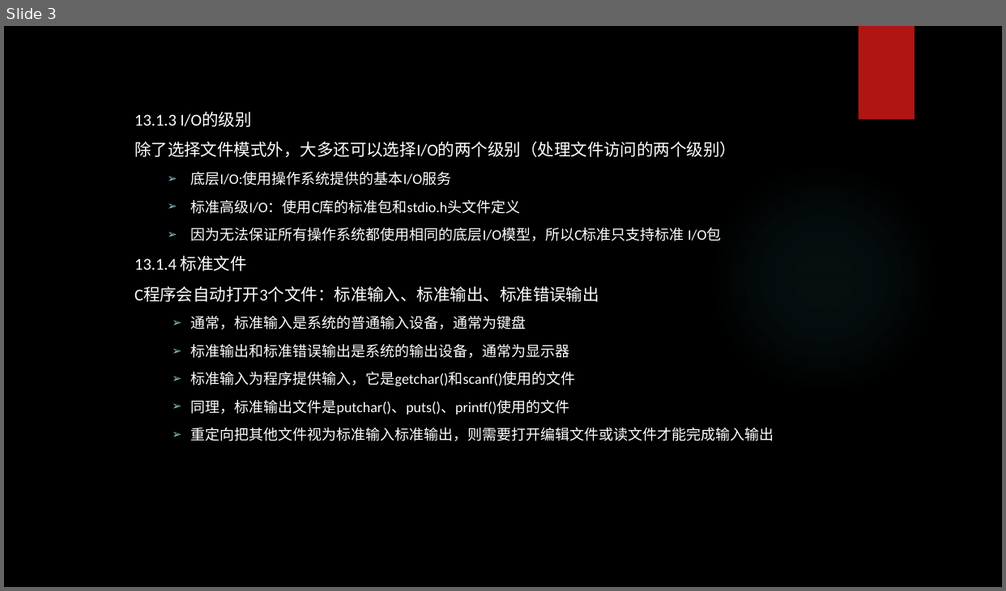
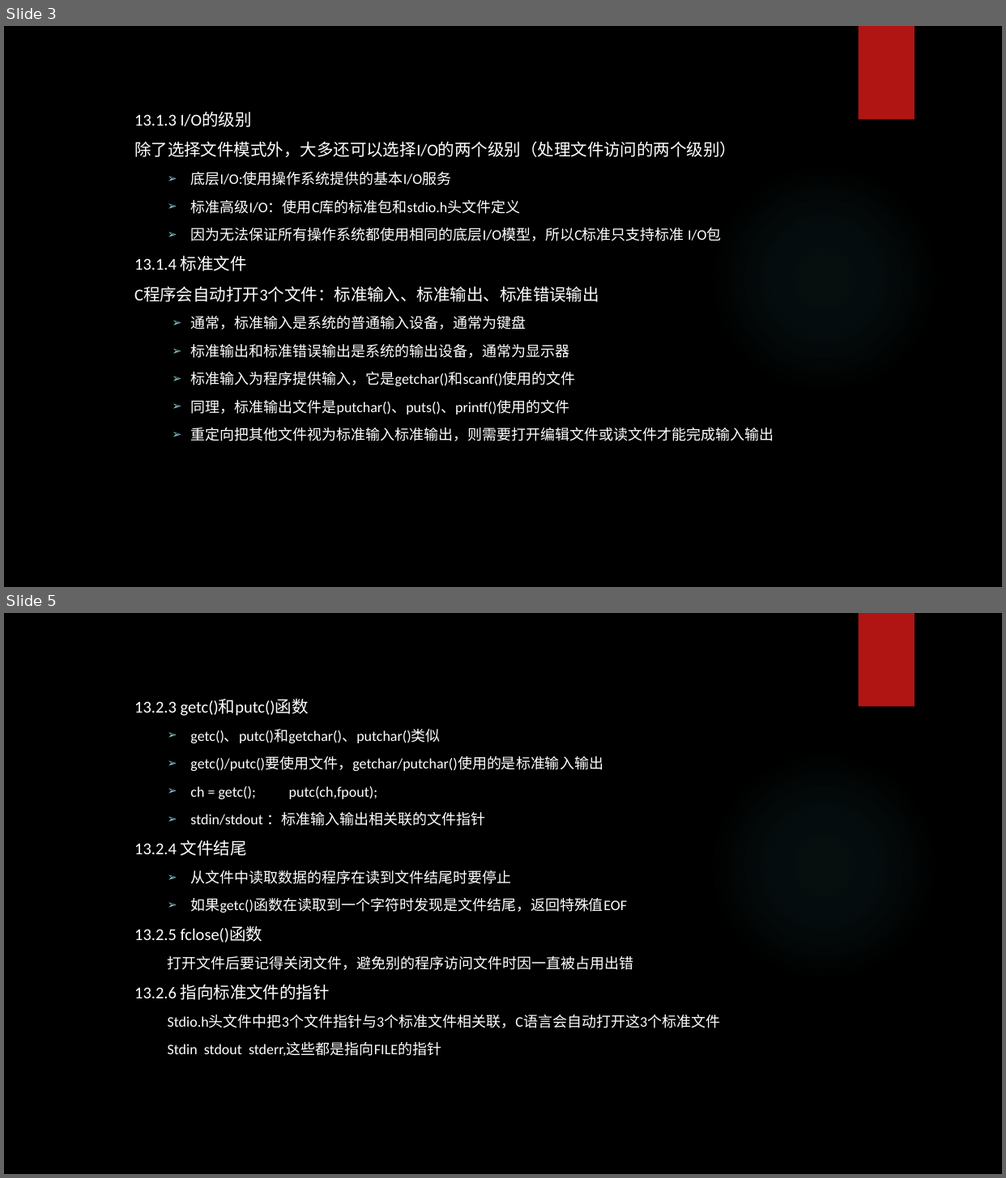
Before and after one commit to tsyin/c_ppt-code, a slide deck: 13 文件输入输出.pptx. Shown one above the other, each under a label of ours: slide 3 before the commit, slides 3 and 5 after it; the slides between them are not shown. The pictures are 1006x591 and 1006x1178 pixels, drawn with LibreOffice and Linux fonts; fonts in the diff are those of the drawing; background and template pictures are left out. Boxes give left, top, right and bottom in pixels: in the first picture for what was removed or moved away, otherwise in the second. Text is boxed around its words. In the diff, an @@ line names an element or a change of style, - is before the commit and + after.

```diff
--- a/13 文件输入输出.pptx
+++ b/13 文件输入输出.pptx
@@ slide 5 added at [4,613,1002,1174], background picture (left out); not listed: 2 template elements that a slide beside it also shows @@
@@ text added at [134,699,721,1056], 14 pt, text #FFFFFF @@
+  13.2.3 getc()和putc()函数
+    ➢ getc()、putc()和getchar()、putchar()类似
+    ➢ getc()/putc()要使用文件，getchar/putchar()使用的是标准输入输出
+    ➢ ch = getc(); putc(ch,fpout);
+    ➢ stdin/stdout ：标准输入输出相关联的文件指针
+  13.2.4 文件结尾
+    ➢ 从文件中读取数据的程序在读到文件结尾时要停止
+    ➢ 如果getc()函数在读取到一个字符时发现是文件结尾，返回特殊值EOF
+  13.2.5 fclose()函数
+    打开文件后要记得关闭文件，避免别的程序访问文件时因一直被占用出错
+  13.2.6 指向标准文件的指针
+    Stdio.h头文件中把3个文件指针与3个标准文件相关联，C语言会自动打开这3个标准文件
+    Stdin stdout stderr,这些都是指向FILE的指针
```
Also in this commit, not shown: 1 slide changed, 3 other files.
